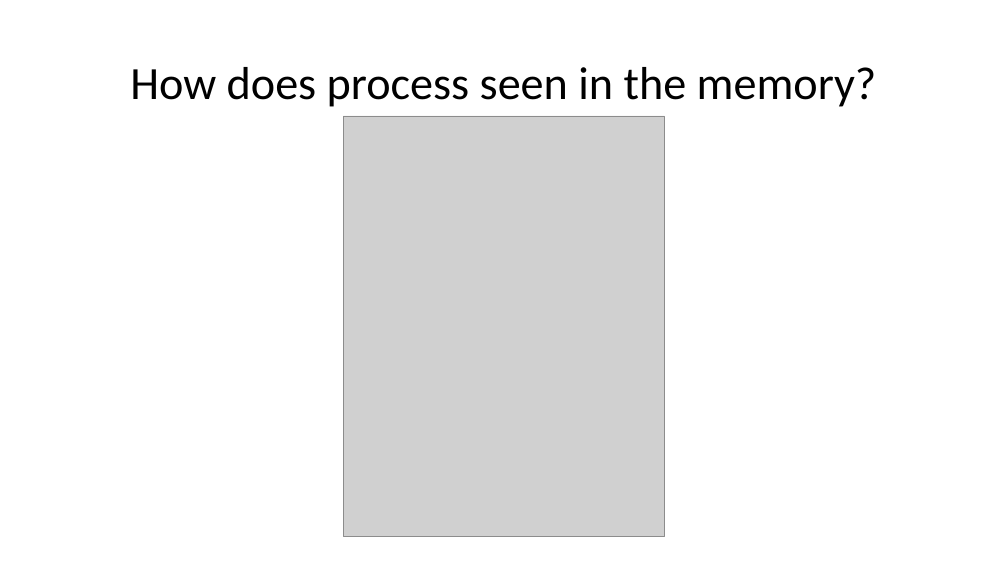
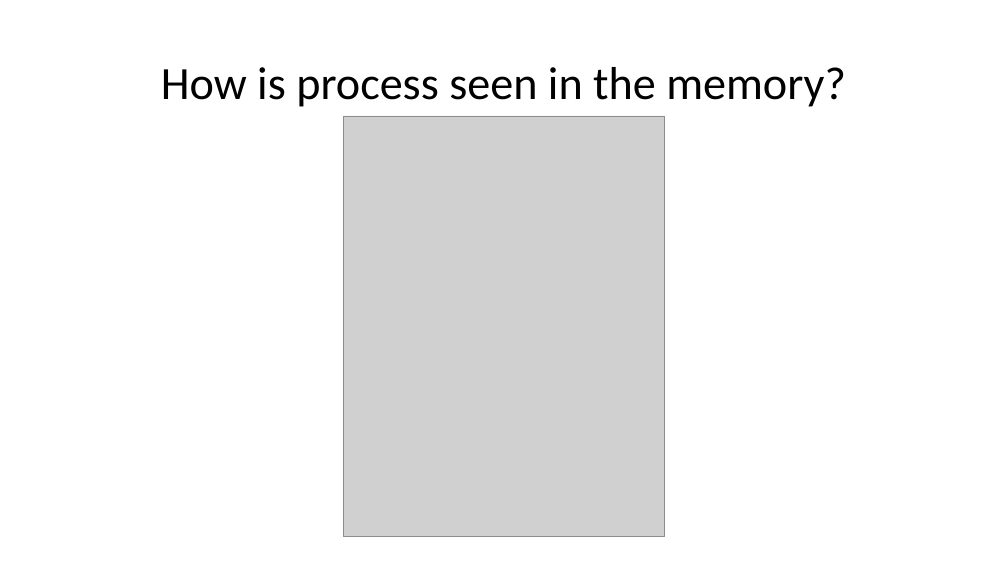
Before and after one commit to phyex0/Java-Virtual-Threads, a slide deck: slide 8 of Java Virtual Threads/Java Virtual Threads.pptx. Drawn at 1008x567 pixels with LibreOffice and Linux fonts; fonts in the diff are those of the drawing; grey boxes stand for pictures. Boxes give left, top, right and bottom in pixels: in the first picture for what was removed or moved away, otherwise in the second. Text is boxed around its words. In the diff, an @@ line names an element or a change of style, - is before the commit and + after.

```diff
--- a/Java Virtual Threads/Java Virtual Threads.pptx
+++ b/Java Virtual Threads/Java Virtual Threads.pptx
@@ title at (161,67,846,107): text changed @@
-How does process seen in the memory?
+How is process seen in the memory?
```
Also in this commit, not shown: 1 other slide changed.
